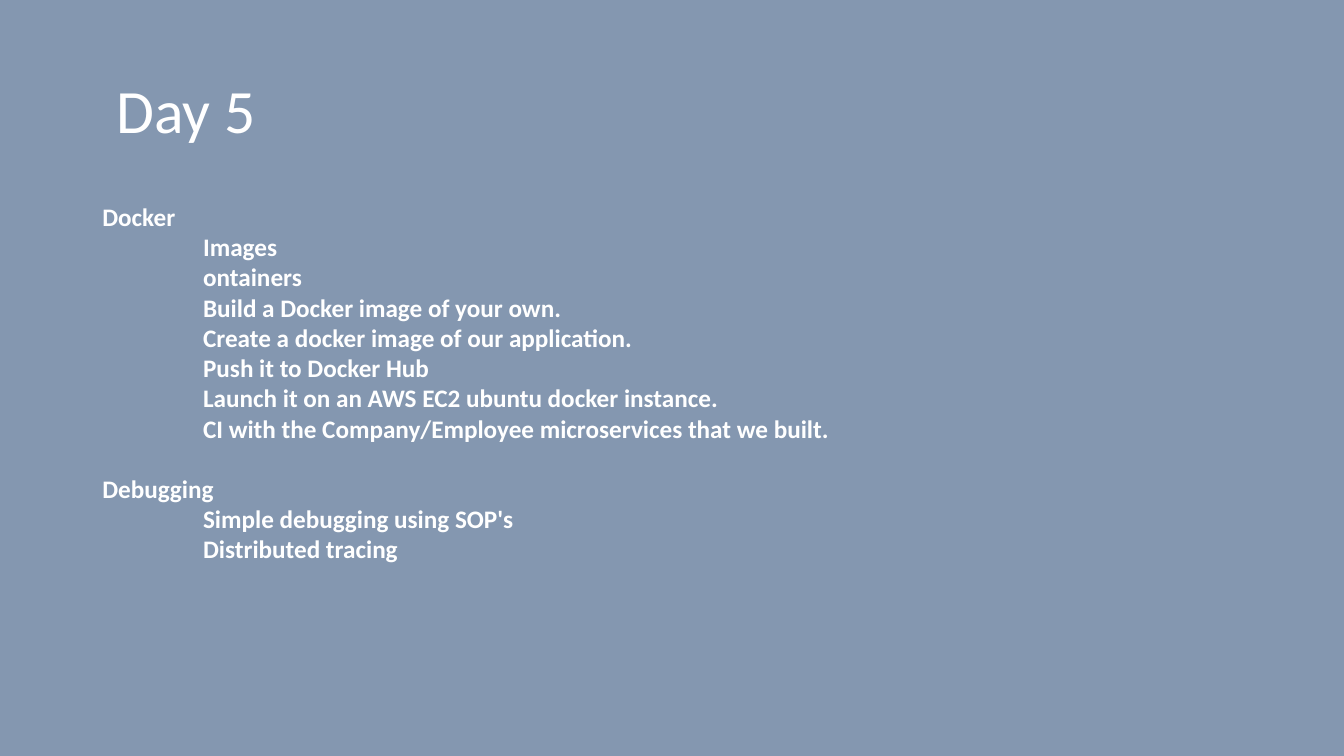
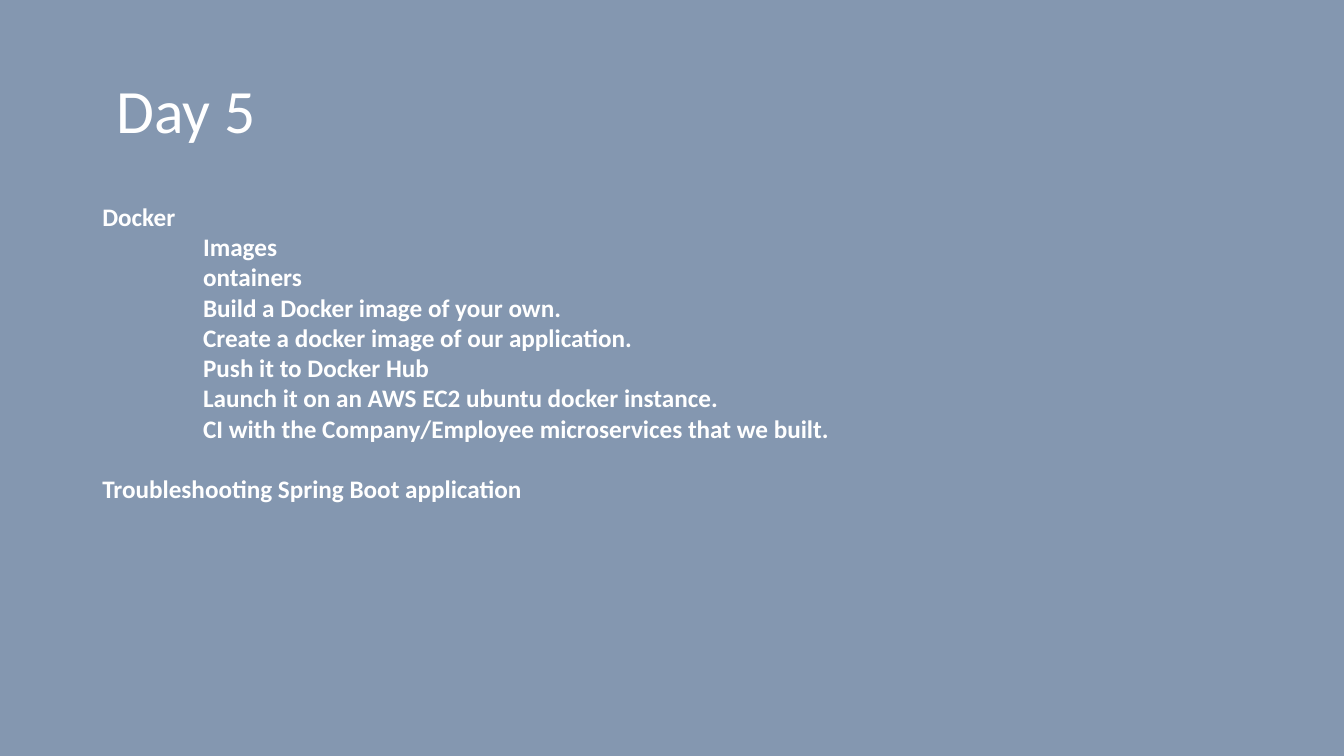
Before and after one commit to vilasvarghese/microservices, a slide deck: slide 6 of training/Agenda.pptx. Drawn at 1344x756 pixels with LibreOffice and Linux fonts; fonts in the diff are those of the drawing. Boxes give left, top, right and bottom in pixels: in the first picture for what was removed or moved away, otherwise in the second. Text is boxed around its words. In the diff, an @@ line names an element or a change of style, - is before the commit and + after.

```diff
--- a/training/Agenda.pptx
+++ b/training/Agenda.pptx
@@ text at (102, 480, 521, 502): text changed @@
-Debugging
-Simple debugging using SOP's
-Distributed tracing
+Troubleshooting Spring Boot application
```
Also in this commit, not shown: 2 other slides changed, 1 slide added, 3 slides removed, 15 other files.
